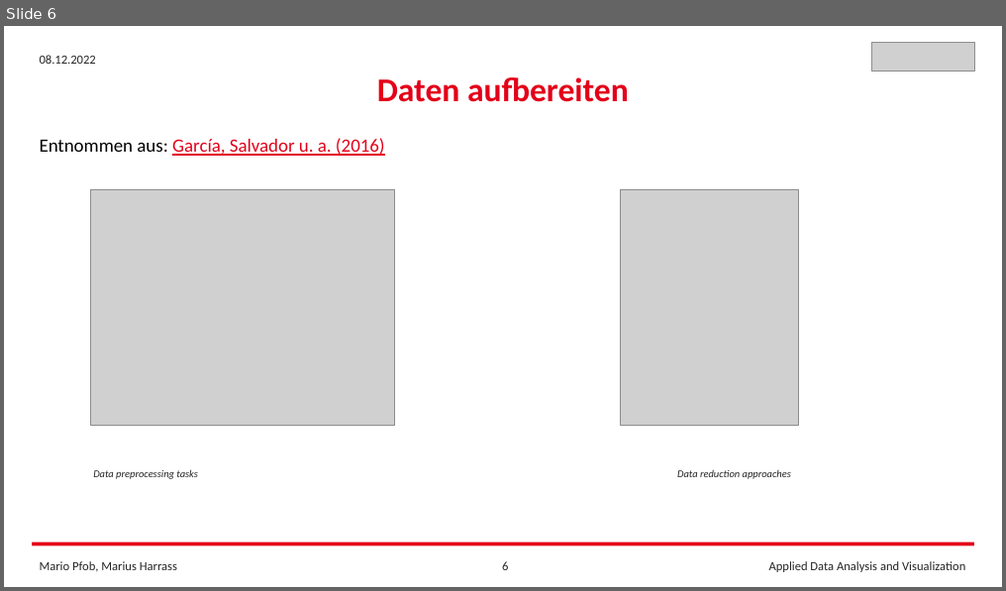
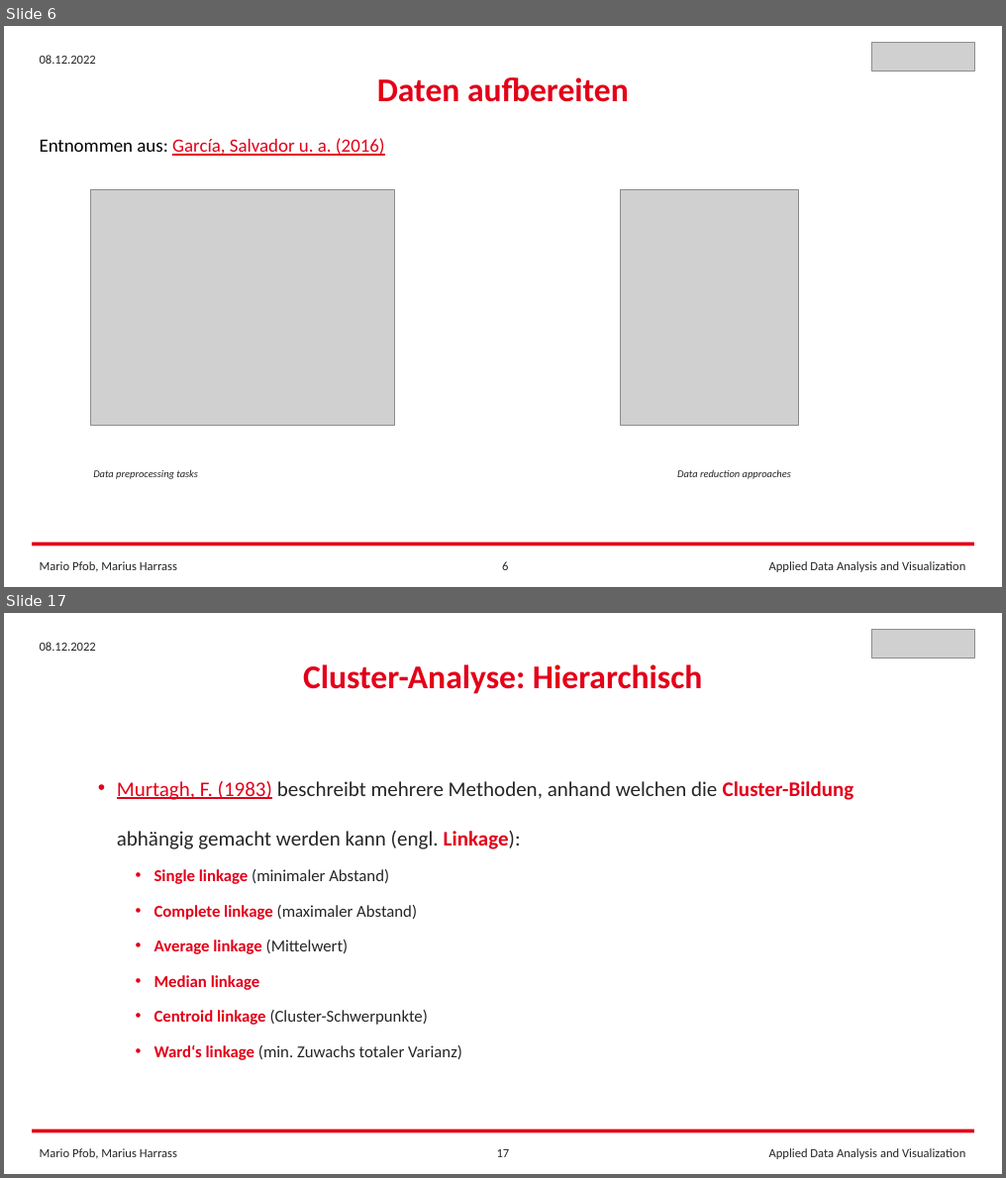
Before and after one commit to FrankCastlepancakes/ClusteringScikitLearn, a slide deck: Clustering_Scikit_Learn.pptx. Shown one above the other, each under a label of ours: slide 6 before the commit, slides 6 and 17 after it; the slides between them are not shown. The pictures are 1006x591 and 1006x1178 pixels, drawn with LibreOffice and Linux fonts; fonts in the diff are those of the drawing; grey boxes stand for pictures. Boxes give left, top, right and bottom in pixels: in the first picture for what was removed or moved away, otherwise in the second. Text is boxed around its words. In the diff, an @@ line names an element or a change of style, - is before the commit and + after.

```diff
--- a/Clustering_Scikit_Learn.pptx
+++ b/Clustering_Scikit_Learn.pptx
@@ slide 17 added at <box>4,613,1002,1174</box>, background #FFFFFF @@
@@ text added at <box>40,642,96,651</box>, 12 pt, text #262626 @@
+08.12.2022
@@ picture added at <box>872,630,975,658</box> @@
@@ text added at <box>303,664,702,694</box>, 32 pt, text #E30019, bold @@
+Cluster-Analyse: Hierarchisch
@@ text added at <box>117,781,854,1060</box>, 16 pt, text #262626 @@
+• Murtagh, F. (1983) beschreibt mehrere Methoden, anhand welchen die Cluster-Bildung abhängig gemacht werden kann (engl. Linkage):
+  • Single linkage (minimaler Abstand)
+  • Complete linkage (maximaler Abstand)
+  • Average linkage (Mittelwert)
+  • Median linkage
+  • Centroid linkage (Cluster-Schwerpunkte)
+  • Ward‘s linkage (min. Zuwachs totaler Varianz)
@@ rectangle added at <box>32,1130,974,1134</box>, fill #E30019 @@
@@ text added at <box>40,1149,177,1159</box>, 12 pt, text #262626 @@
+Mario Pfob, Marius Harrass
@@ page number added at <box>497,1150,510,1157</box>, 12 pt, text #262626 @@
+17
@@ text added at <box>769,1149,965,1159</box>, 12 pt, text #262626 @@
+Applied Data Analysis and Visualization
```
Also in this commit, not shown: 7 slides changed, 8 other slides added, 2 other files.
